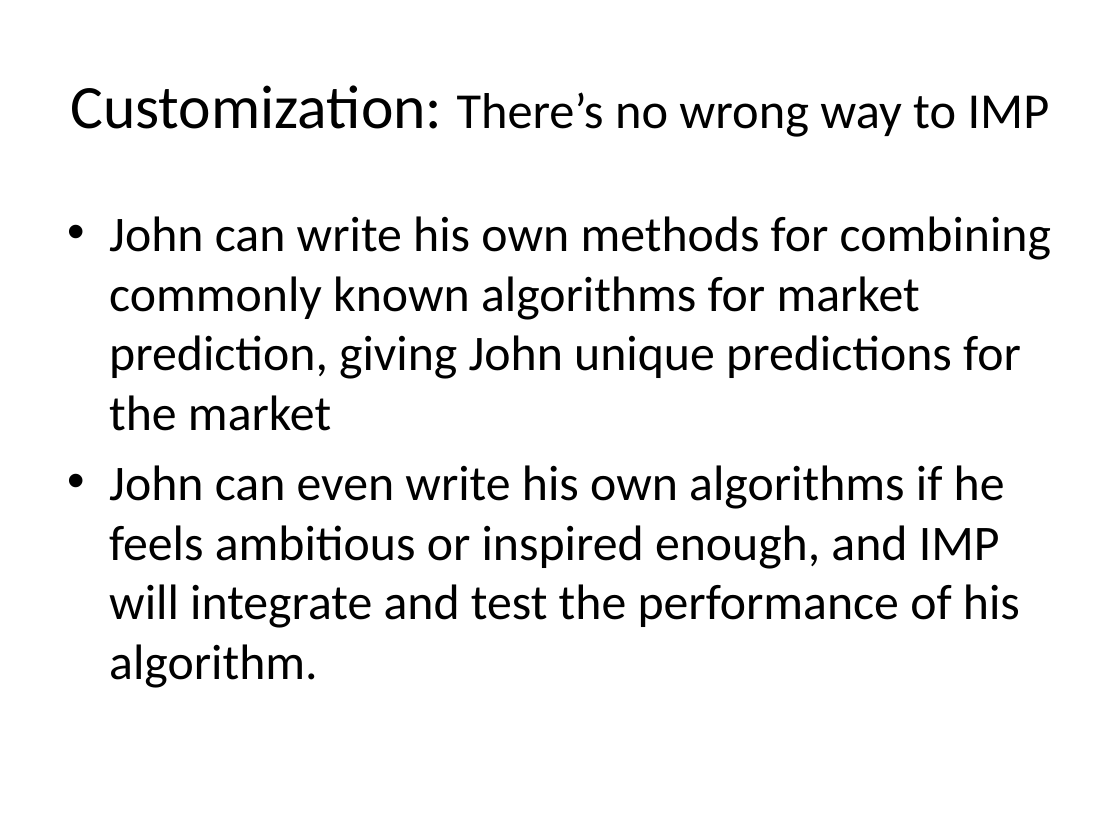
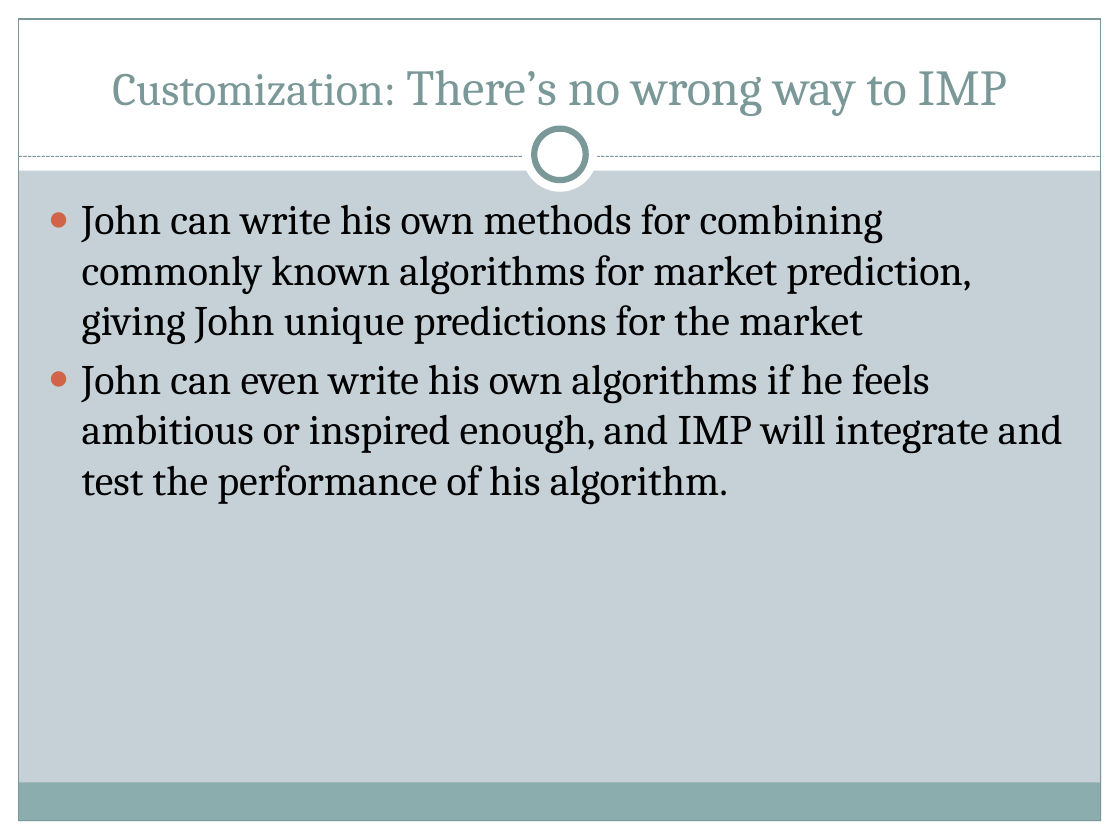
Before and after one commit to ChrisBye/rpi-imp, a slide deck: slide 9 of final presentation/justification and vision.pptx. Drawn at 1120x840 pixels with LibreOffice and Linux fonts; fonts in the diff are those of the drawing. Boxes give left, top, right and bottom in pixels: in the first picture for what was removed or moved away, otherwise in the second. Text is boxed around its words. In the diff, an @@ line names an element or a change of style, - is before the commit and + after.

```diff
--- a/final presentation/justification and vision.pptx
+++ b/final presentation/justification and vision.pptx
@@ background #FFFFFF to #C5D1D7 @@
@@ rectangle added at box(0, 0, 1120, 170), fill #FFFFFF @@
@@ rectangle added at box(0, 0, 19, 840), fill #FFFFFF @@
@@ rectangle added at box(19, 19, 1101, 821), outline #7C999A 0.75 pt @@
@@ title "Customization: There’s no wrong way ...": place and size @@
-title "Customization: There’s no wrong way ..." at box(70, 85, 1050, 137)
+title "Customization: There’s no wrong way ..." at box(112, 70, 1007, 116)
@@ title "Customization: There’s no wrong way ..." at box(112, 70, 1007, 116): size 39.6 to 29.7 pt in "Customization:"; font Calibri to Cambria, text colour #000000 to #7C999A; vertical alignment middle to bottom @@
@@ rectangle added at box(1101, 0, 1120, 840), fill #FFFFFF @@
@@ ellipse added at box(523, 118, 598, 193), fill #FFFFFF @@
@@ ellipse added at box(534, 129, 586, 180), fill #FFFFFF, outline #7C999A 4 pt @@
@@ line added from (19, 157) to (1101, 157), #7C999A 0.75 pt dashed @@
@@ text "John can write his own ...": place and size @@
-text "John can write his own ..." at box(109, 216, 1051, 688)
+text "John can write his own ..." at box(82, 204, 1063, 505)
@@ text "John can write his own ..." at box(82, 204, 1063, 505): size 32 to 27 pt, font Calibri to Cambria; bullet • to ●; less space between paragraphs @@
@@ rectangle added at box(18, 783, 1100, 821), fill #8CADAE @@
@@ rectangle added at box(0, 821, 1120, 840), fill #FFFFFF @@
```
Also in this commit, not shown: 10 other slides changed.
